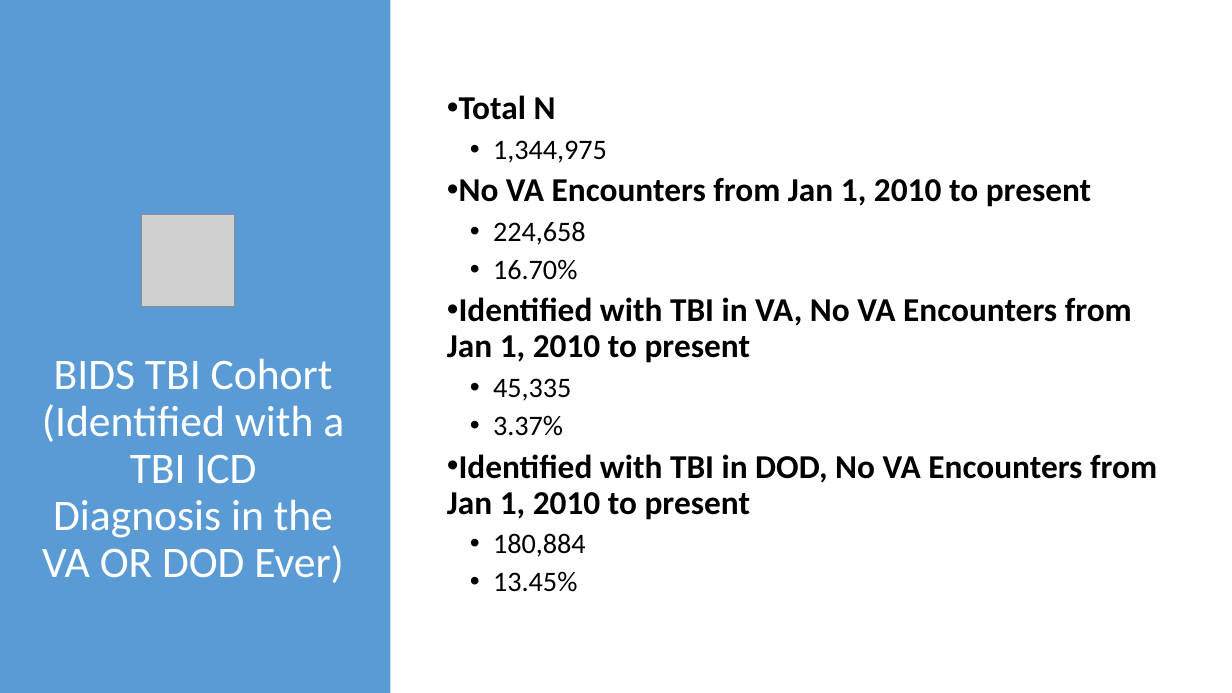
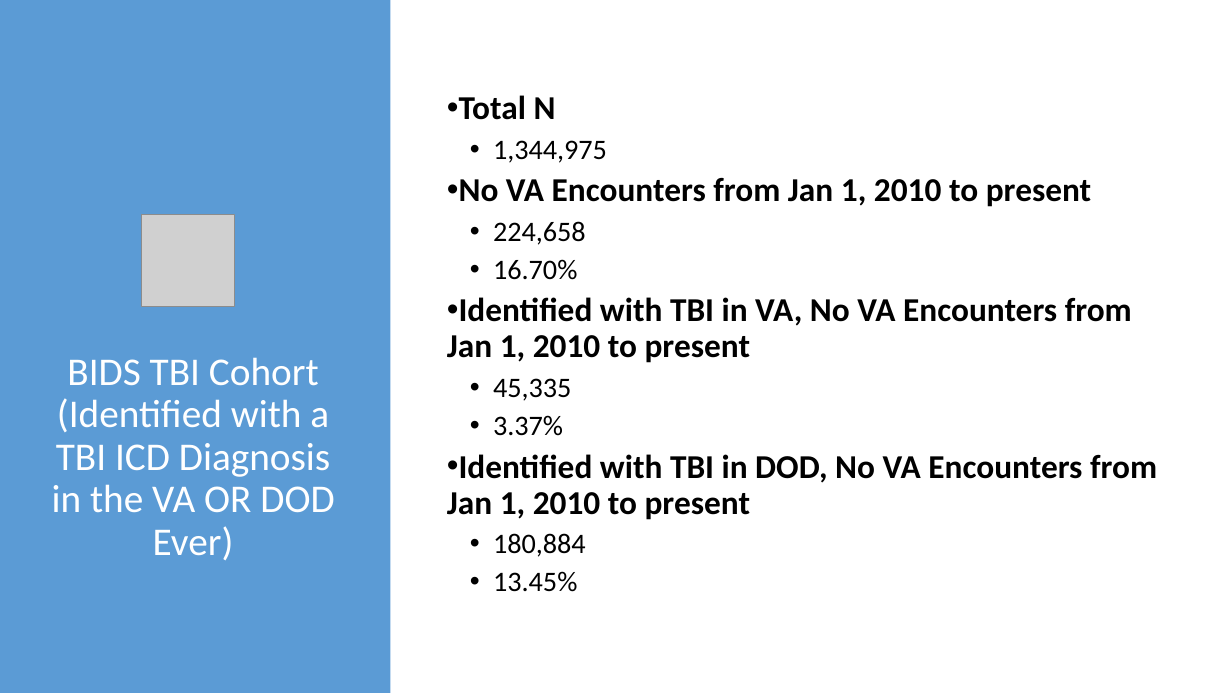
Before and after one commit to gpcnetwork/gpc_va-linkage, a slide deck: slide 9 of doc/GPC_LEC_2022_BIDS-VA-Linkage.pptx. Drawn at 1232x693 pixels with LibreOffice and Linux fonts; fonts in the diff are those of the drawing; grey boxes stand for pictures; background and template pictures are left out. Boxes give left, top, right and bottom in pixels: in the first picture for what was removed or moved away, otherwise in the second. Text is boxed around its words. In the diff, an @@ line names an element or a change of style, - is before the commit and + after.

Commit message:
update slides

```diff
--- a/doc/GPC_LEC_2022_BIDS-VA-Linkage.pptx
+++ b/doc/GPC_LEC_2022_BIDS-VA-Linkage.pptx
@@ title "BIDS TBI Cohort (Identified with ..." at [52, 357, 334, 560]: size 34 to 30.6 pt @@
```
Also in this commit, not shown: 1 other slide changed.
